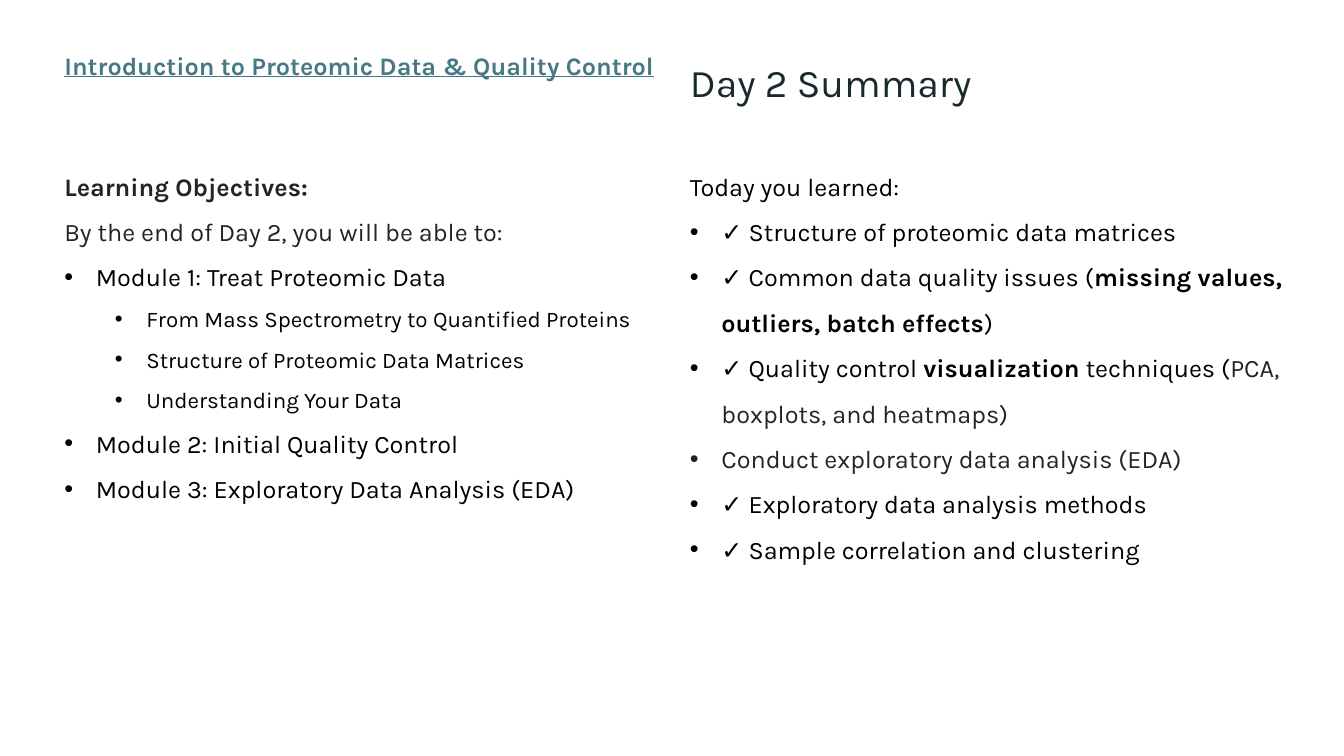
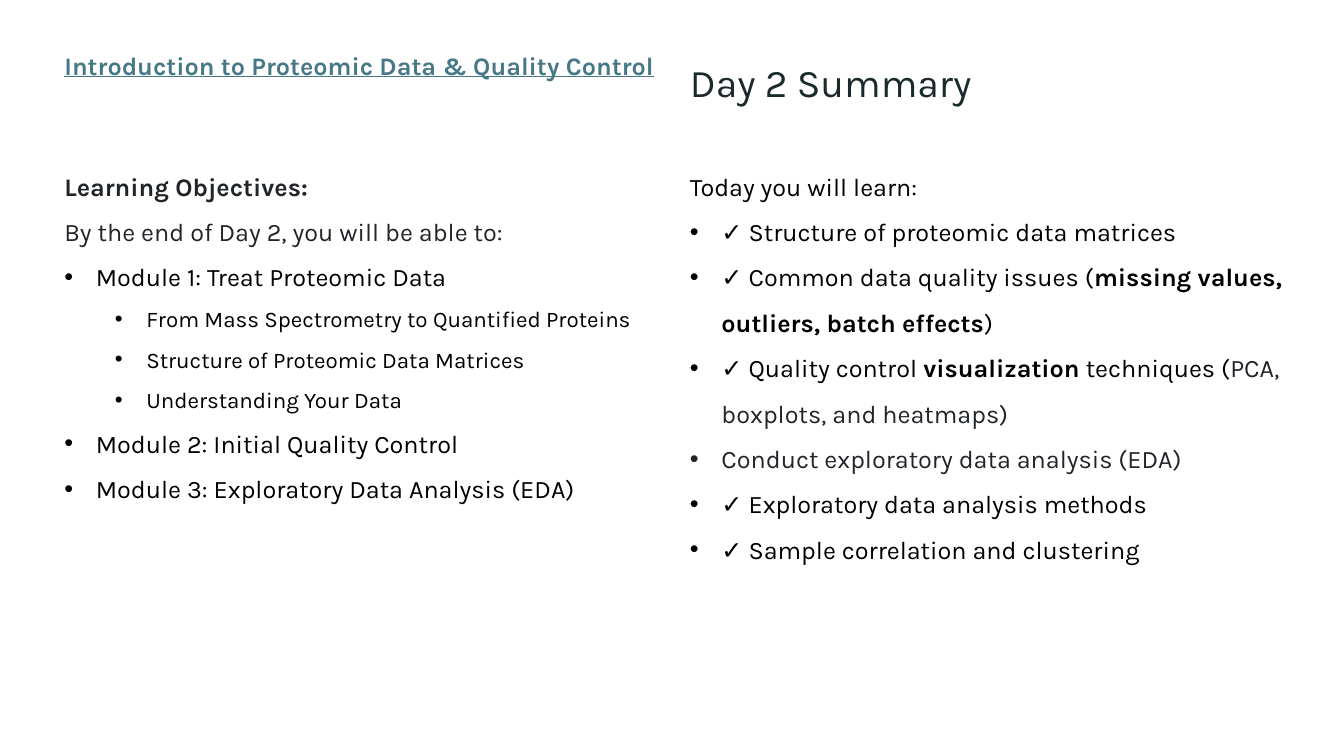
Before and after one commit to lodiag-holocron/r4proteomics, a slide deck: slide 4 of inst/r4proteomics_slides.pptx. Drawn at 1344x756 pixels with LibreOffice and Linux fonts; fonts in the diff are those of the drawing. Boxes give left, top, right and bottom in pixels: in the first picture for what was removed or moved away, otherwise in the second. Text is boxed around its words. In the diff, an @@ line names an element or a change of style, - is before the commit and + after.

```diff
--- a/inst/r4proteomics_slides.pptx
+++ b/inst/r4proteomics_slides.pptx
@@ text at (690, 178, 917, 202): text changed @@
-Today you learned:
+Today you will learn:
```
Also in this commit, not shown: 2 other slides changed, 1 other file.
